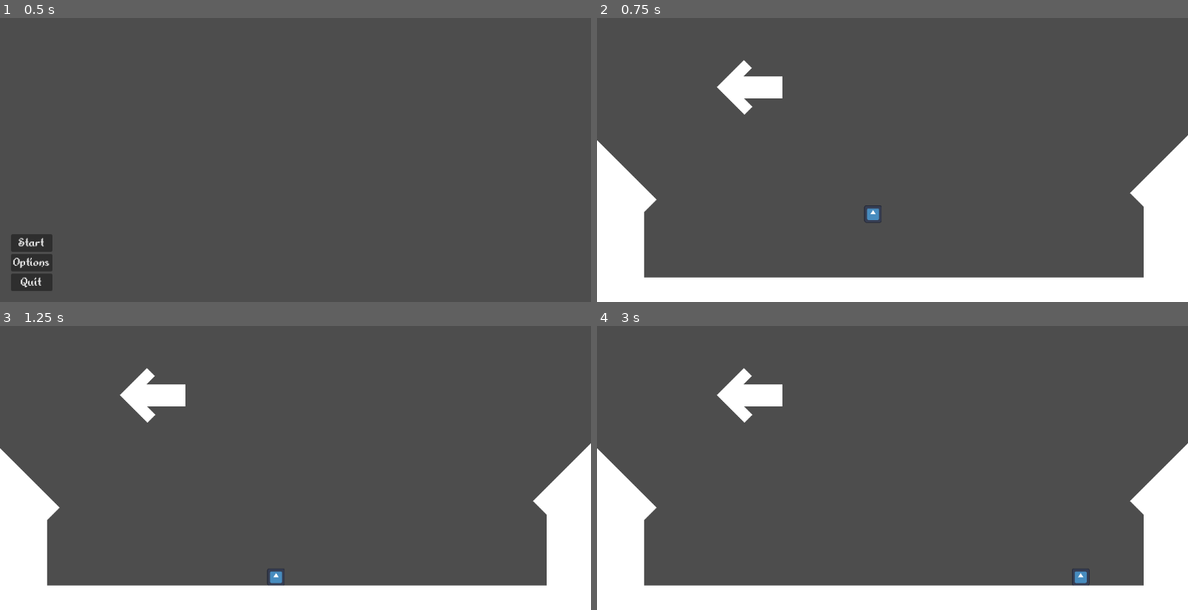
Above: before the commit, frames 1-4 (two rows, left to right).
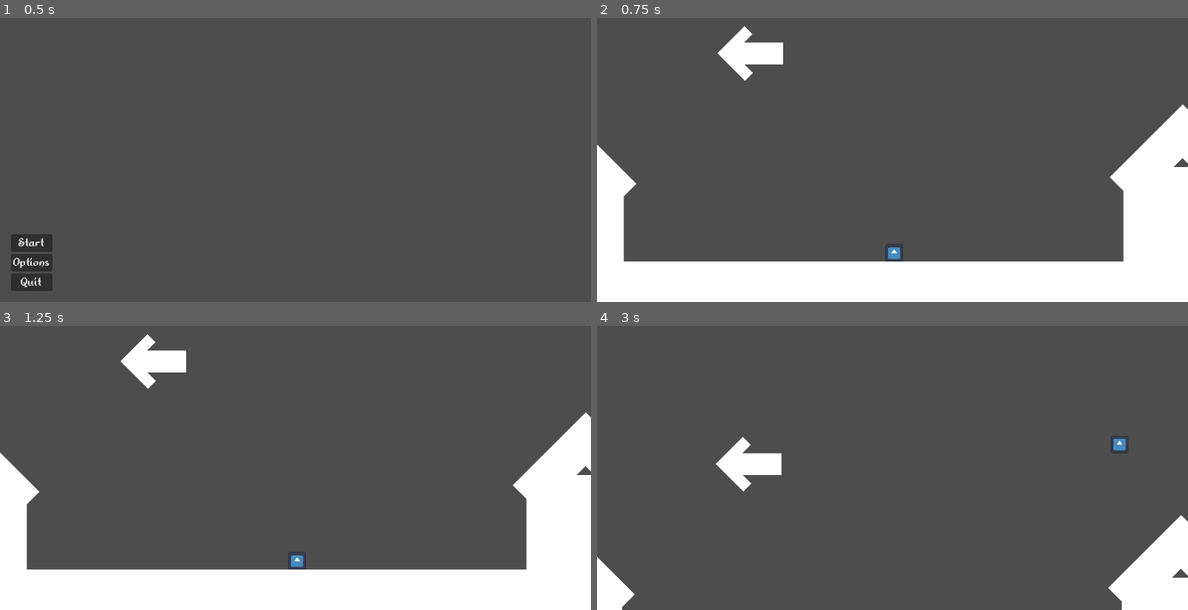
Above: after the commit, the same moments.

Repository: NicolasMelet/The-mage-king-tries-to-climb-the-tower-of-doom
Game: Godot game, scene res://scenes/menu.tscn
The game is run twice, just before and just after one commit, with the same random seed, the same clock (stepped at 60 frames per second) and the same inputs. The engine's default icon, where the game draws it, is replaced by a stand-in: a white triangle on a blue panel in a dark square.
Inputs:
- Up to frame 1 (0.5 s): no input
- Up to frame 2 (0.75 s): click "Start" at 0.5 s
- Up to frame 3 (1.25 s): no input
- Up to frame 4 (3 s): tap Enter (ui_accept) at 1.25, 1.52, 2.27 s; hold Right (ui_right) 1.28-2.78 s; hold Left (ui_left) from 2.78 s (still down)

Frame 1 is identical in both runs. In frame 2, 10% of the frame differs, in the area x 0-100%, y 2-92%; in frame 3, 10%; in frame 4, 15%, in the area x 0-100%, y 14-100%.

Commit message:
feat: Base village form is complete

Diff:
--- /dev/null
+++ b/nouveau-projet-de-jeu/scenes/DecoRectangle.tscn
@@ -0,0 +1,9 @@
+[gd_scene load_steps=2 format=3 uid="uid://fbwa3kdxff4k"]
+
+[sub_resource type="QuadMesh" id="QuadMesh_f0qxc"]
+size = Vector2(1000, 100)
+
+[node name="DecoRectangle" type="StaticBody2D"]
+
+[node name="MeshInstance2D" type="MeshInstance2D" parent="."]
+mesh = SubResource("QuadMesh_f0qxc")
--- /dev/null
+++ b/nouveau-projet-de-jeu/scenes/Village.tscn
@@ -0,0 +1,57 @@
+[gd_scene load_steps=5 format=3 uid="uid://dttxa7ntyokfn"]
+
+[ext_resource type="PackedScene" uid="uid://cclb1ed24kxn4" path="res://scenes/Platform.tscn" id="2_6rkd1"]
+[ext_resource type="PackedScene" uid="uid://cjuobipq7aqaw" path="res://scenes/Maison.tscn" id="3_j8ema"]
+[ext_resource type="PackedScene" uid="uid://fbwa3kdxff4k" path="res://scenes/DecoRectangle.tscn" id="4_fh6cj"]
+[ext_resource type="PackedScene" uid="uid://nmnlt137oj6w" path="res://scenes/MurInvisible.tscn" id="4_lp3g1"]
+
+[node name="Village" type="StaticBody2D"]
+
+[node name="Platform" parent="." instance=ExtResource("2_6rkd1")]
+position = Vector2(-2523, 682)
+scale = Vector2(5, 0.2)
+
+[node name="Maison" parent="." instance=ExtResource("3_j8ema")]
+position = Vector2(1146, 542)
+scale = Vector2(0.5, 0.5)
+
+[node name="Maison2" parent="." instance=ExtResource("3_j8ema")]
+position = Vector2(15, 555)
+scale = Vector2(0.5, 0.5)
+
+[node name="Invisible" parent="." instance=ExtResource("4_lp3g1")]
+position = Vector2(1163, -58)
+rotation = 1.5708
+scale = Vector2(15, 1)
+
+[node name="Invisible2" parent="." instance=ExtResource("4_lp3g1")]
+position = Vector2(-2583, -815)
+scale = Vector2(75, 1)
+
+[node name="Platform2" parent="." instance=ExtResource("2_6rkd1")]
+position = Vector2(-649, 425)
+scale = Vector2(0.5, 1)
+
+[node name="Platform3" parent="." instance=ExtResource("2_6rkd1")]
+position = Vector2(-2055, -93)
+rotation = 1.5708
+scale = Vector2(0.3, 0.2)
+
+[node name="DecoRectangle" parent="." instance=ExtResource("4_fh6cj")]
+position = Vector2(-2143, 365)
+rotation = 1.5708
+scale = Vector2(0.55, 1)
+
+[node name="DecoRectangle3" parent="." instance=ExtResource("4_fh6cj")]
+position = Vector2(-2038, 134)
+rotation = 0.436332
+scale = Vector2(0.3, 1)
+
+[node name="DecoRectangle4" parent="." instance=ExtResource("4_fh6cj")]
+position = Vector2(-5070, -345)
+scale = Vector2(2, 20)
+
+[node name="Invisible3" parent="." instance=ExtResource("4_lp3g1")]
+position = Vector2(-6270, -58)
+rotation = 1.5708
+scale = Vector2(15, 1)
--- a/nouveau-projet-de-jeu/scenes/player.tscn
+++ b/nouveau-projet-de-jeu/scenes/player.tscn
@@ -1,24 +1,37 @@
-[gd_scene load_steps=4 format=3 uid="uid://biw3hms7eupho"]
+[gd_scene load_steps=5 format=3 uid="uid://biw3hms7eupho"]
 
 [ext_resource type="Texture2D" uid="uid://dsua5ylvg56hm" path="res://icon.svg" id="1_jayl6"]
 [ext_resource type="Script" path="res://scripts/player.gd" id="1_o07gp"]
+[ext_resource type="Script" path="res://scripts/camera_2d.gd" id="3_1samt"]
 
 [sub_resource type="RectangleShape2D" id="RectangleShape2D_1ww0j"]
 size = Vector2(124, 127)
 
 [node name="Player" type="CharacterBody2D"]
-position = Vector2(1, 32)
 scale = Vector2(0.5, 0.5)
 script = ExtResource("1_o07gp")
 SPEED = 500.0
 
 [node name="Sprite2D" type="Sprite2D" parent="."]
-position = Vector2(-1, -63)
 scale = Vector2(0.5, 0.5)
 texture = ExtResource("1_jayl6")
 
 [node name="CollisionShape2D" type="CollisionShape2D" parent="."]
-position = Vector2(-1, -63.5)
 scale = Vector2(0.5, 0.5)
 shape = SubResource("RectangleShape2D_1ww0j")
 one_way_collision_margin = 0.0
+
+[node name="Camera2D" type="Camera2D" parent="."]
+position = Vector2(-6, -176)
+limit_left = -6300
+limit_top = -300
+limit_right = 1120
+limit_bottom = 745
+position_smoothing_speed = 10.0
+drag_horizontal_enabled = true
+drag_vertical_enabled = true
+drag_left_margin = 0.1
+drag_top_margin = 0.1
+drag_right_margin = 0.1
+drag_bottom_margin = 0.1
+script = ExtResource("3_1samt")
--- a/nouveau-projet-de-jeu/scenes/world.tscn
+++ b/nouveau-projet-de-jeu/scenes/world.tscn
@@ -1,41 +1,22 @@
-[gd_scene load_steps=7 format=3 uid="uid://do001ywmxewo0"]
+[gd_scene load_steps=5 format=3 uid="uid://do001ywmxewo0"]
 
 [ext_resource type="PackedScene" uid="uid://biw3hms7eupho" path="res://scenes/player.tscn" id="1_8v77d"]
-[ext_resource type="PackedScene" uid="uid://vjcioceflypc" path="res://scenes/Platform.tscn" id="2_osg0a"]
-[ext_resource type="PackedScene" uid="uid://bn566l83jcrmv" path="res://scenes/Maison.tscn" id="3_q5tfa"]
-[ext_resource type="PackedScene" uid="uid://c0n6rxixqhycj" path="res://scenes/MurInvisible.tscn" id="4_kcikt"]
-[ext_resource type="PackedScene" uid="uid://cjjhugk1wq52g" path="res://scenes/Arrow.tscn" id="5_kag6i"]
-[ext_resource type="Script" path="res://scripts/camera_2d.gd" id="6_fol4i"]
+[ext_resource type="PackedScene" uid="uid://dttxa7ntyokfn" path="res://scenes/Village.tscn" id="2_plvn4"]
+[ext_resource type="PackedScene" uid="uid://fbwa3kdxff4k" path="res://scenes/DecoRectangle.tscn" id="4_behxb"]
+[ext_resource type="PackedScene" uid="uid://dn1mrdsfbeinl" path="res://scenes/Arrow.tscn" id="5_kag6i"]
 
 [node name="World" type="Node2D"]
 
 [node name="Arrow" parent="." instance=ExtResource("5_kag6i")]
 position = Vector2(327, 290)
 
+[node name="Village" parent="." instance=ExtResource("2_plvn4")]
+position = Vector2(-38, 33)
+
 [node name="Player" parent="." groups=["Players"] instance=ExtResource("1_8v77d")]
-position = Vector2(543, 541)
+position = Vector2(580, 654)
 
-[node name="Platform" parent="." instance=ExtResource("2_osg0a")]
-position = Vector2(100, 682)
-scale = Vector2(1.5, 0.2)
-
-[node name="Maison" parent="." instance=ExtResource("3_q5tfa")]
-position = Vector2(1146, 542)
-scale = Vector2(0.5, 0.5)
-
-[node name="Maison2" parent="." instance=ExtResource("3_q5tfa")]
-position = Vector2(15, 555)
-scale = Vector2(0.5, 0.5)
-
-[node name="Invisible" parent="." instance=ExtResource("4_kcikt")]
-position = Vector2(1169, 180)
+[node name="DecoRectangle2" parent="." instance=ExtResource("4_behxb")]
+position = Vector2(-1937, 425)
 rotation = 1.5708
-scale = Vector2(10, 1)
-
-[node name="Invisible2" parent="." instance=ExtResource("4_kcikt")]
-position = Vector2(167, -323)
-scale = Vector2(20, 1)
-
-[node name="Camera2D" type="Camera2D" parent="."]
-position = Vector2(578, 323)
-script = ExtResource("6_fol4i")
+scale = Vector2(0.55, 1)
--- a/nouveau-projet-de-jeu/scripts/camera_2d.gd
+++ b/nouveau-projet-de-jeu/scripts/camera_2d.gd
@@ -1,4 +1,5 @@
 extends Camera2D
+
 
 
 # Called when the node enters the scene tree for the first time.
@@ -8,11 +9,11 @@
 
 # Called every frame. 'delta' is the elapsed time since the previous frame.
 func _process(delta: float) -> void:
-	var players = get_tree().get_nodes_in_group("Players")
-
-	for player in players:
-		print(player.position)
-		print(limit_right)
+	#var players = get_tree().get_nodes_in_group("Players")
+	#
+	#for player in players:
+		#print(player.position)
+		#print(limit_right)
 		#if player.position.x < position.x:
 			#position.x -= limit_right
 	pass
Not shown: 1 places in nouveau-projet-de-jeu/scenes/Arrow.tscn that only renumber resources
Not shown: 1 places in nouveau-projet-de-jeu/scenes/Maison.tscn that only renumber resources
Not shown: 1 places in nouveau-projet-de-jeu/scenes/MurInvisible.tscn that only renumber resources
Not shown: 1 places in nouveau-projet-de-jeu/scenes/Platform.tscn that only renumber resources
